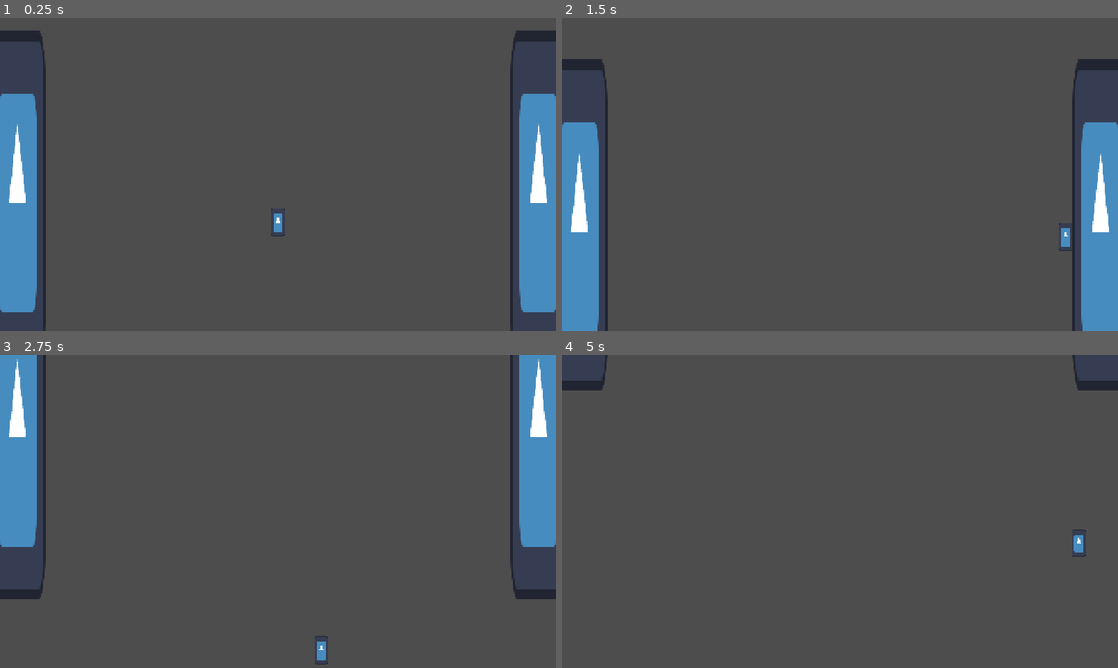
Above: before the commit, frames 1-4 (two rows, left to right).
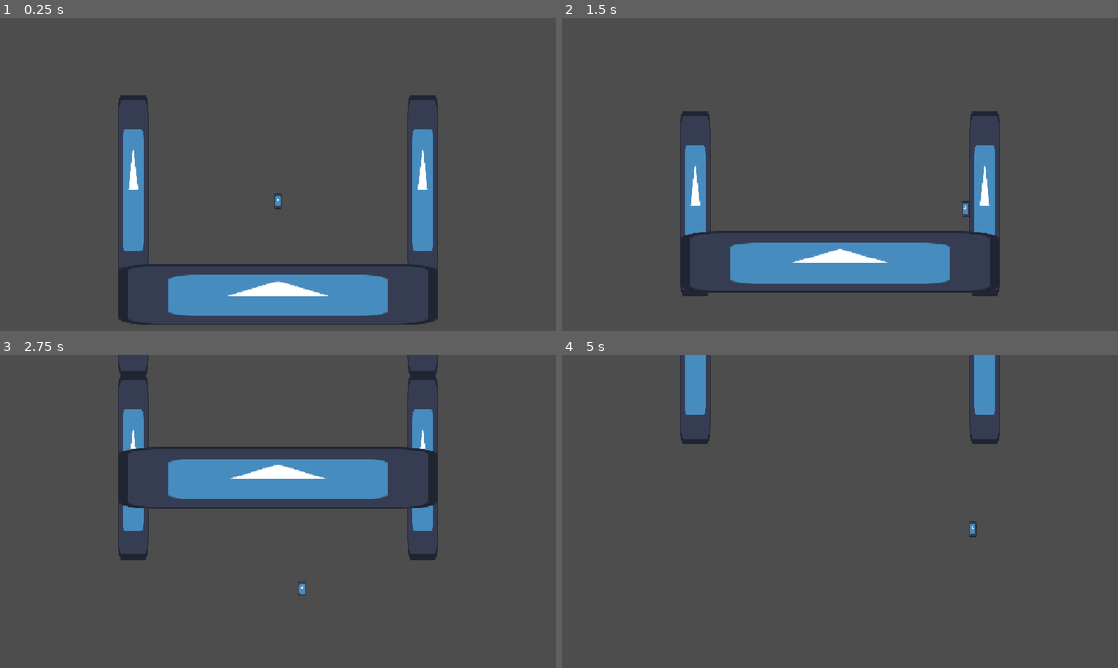
Above: after the commit, the same moments.

Repository: Rubicsoft/Project-Pair
Game: Godot game, scene res://Scene/Prototype_Scene/starter_scene.tscn
Same seed, same stepped clock (60 frames per second), same inputs: the game is played once before the commit and once after it. The engine's default icon, where the game draws it, is replaced by a stand-in: a white triangle on a blue panel in a dark square.
Inputs:
- Up to frame 1 (0.25 s): no input
- Up to frame 2 (1.5 s): tap Enter (ui_accept) at 0.5, 0.77 s; hold D (move_right) from 0.53 s (still down)
- Up to frame 3 (2.75 s): tap Enter (ui_accept) at 1.52 s; release D (move_right) at 2.03 s; hold A (move_left) from 2.03 s (still down)
- Up to frame 4 (5 s): release A (move_left) at 2.78 s; hold D (move_right) 2.78-4.28 s; tap Enter (ui_accept) at 3.02, 3.77, 4.52 s; hold A (move_left) from 4.28 s (still down)

The runs differ from the first frame. In frame 1, 20% of the frame differs, in the area x 0-100%, y 4-100%; in frame 2, 19%; in frame 3, 18%; in frame 4, 2.4%.

Commit message:
Lava update
menambahkan lava

Diff:
--- a/Features/HolePit/hole_pit.gd
+++ b/Features/HolePit/hole_pit.gd
@@ -31,13 +31,10 @@
 	has_spawned = true
 	call_deferred("spawn_next_holepit")
 
-func _on_area_out_body_entered(body: Node2D) -> void:
-	print("body keluar")
-	if body.name != "Player":
+func _on_area_out_area_entered(area: Area2D) -> void:
+	print(area)
+	if area.name != "Lava" :
 		return
-	if is_deleting :
-		return
-	is_deleting = true
 
 	await get_tree().create_timer(1).timeout
 	queue_free()
--- a/Features/HolePit/hole_pit.tscn
+++ b/Features/HolePit/hole_pit.tscn
@@ -10,7 +10,7 @@
 size = Vector2(664, 20)
 
 [sub_resource type="RectangleShape2D" id="RectangleShape2D_3uqjm"]
-size = Vector2(664, 20)
+size = Vector2(534, 20)
 
 [node name="HolePit" type="Node2D" unique_id=329477807]
 script = ExtResource("1_cdeia")
--- /dev/null
+++ b/Features/Lava/lava.gd
@@ -0,0 +1,22 @@
+extends Node2D
+
+@export var lava_speed: float = 80.0
+@export var screen_margin: float = 40.0
+@export var bottom_marker_path: NodePath
+
+var bottom_marker: Marker2D
+
+func _ready() -> void:
+	bottom_marker = get_node(bottom_marker_path)
+
+func _physics_process(delta: float) -> void:
+	if bottom_marker == null:
+		return
+
+	# Lava selalu naik (Y makin kecil = makin ke atas)
+	global_position.y -= lava_speed * delta
+
+	# Batas maksimal: lava tidak boleh lebih tinggi dari tepi bawah kamera + margin
+	var max_y := bottom_marker.global_position.y + screen_margin
+	if global_position.y > max_y:
+		global_position.y = max_y
--- a/Features/Player/Player.tscn
+++ b/Features/Player/Player.tscn
@@ -23,3 +23,6 @@
 [node name="Camera2D" type="Camera2D" parent="CameraFreeTransform/CameraFollowPivot" unique_id=1979516761]
 zoom = Vector2(2, 2)
 position_smoothing_enabled = true
+
+[node name="Marker2D" type="Marker2D" parent="CameraFreeTransform/CameraFollowPivot/Camera2D" unique_id=1247137368]
+position = Vector2(0, 162)
--- a/Scene/Prototype_Scene/starter_scene.tscn
+++ b/Scene/Prototype_Scene/starter_scene.tscn
@@ -2,14 +2,37 @@
 
 [ext_resource type="PackedScene" uid="uid://byew7wk8aw2qh" path="res://Features/Player/Player.tscn" id="1_hrck2"]
 [ext_resource type="PackedScene" uid="uid://7e1njrd8kpv" path="res://Features/HolePit/hole_pit.tscn" id="2_qkpqy"]
+[ext_resource type="Script" uid="uid://d11tit6ofmvxk" path="res://Features/Lava/lava.gd" id="3_b65ur"]
+[ext_resource type="Texture2D" uid="uid://0wxp1upicm6a" path="res://icon.svg" id="3_d8lkn"]
+
+[sub_resource type="RectangleShape2D" id="RectangleShape2D_d8lkn"]
+size = Vector2(126.64653, 77)
 
 [node name="StarterScene" type="Node2D" unique_id=1494257243]
 
 [node name="Player" parent="." unique_id=1150004504 instance=ExtResource("1_hrck2")]
 
+[node name="Camera2D" parent="Player/CameraFreeTransform/CameraFollowPivot" parent_id_path=PackedInt32Array(1150004504, 1337553192) index="0" unique_id=1979516761]
+zoom = Vector2(1, 1)
+
 [node name="HolePit" parent="." unique_id=329477807 instance=ExtResource("2_qkpqy")]
 
-[connection signal="body_entered" from="HolePit/AreaOut" to="HolePit" method="_on_area_out_body_entered"]
+[node name="Lava" type="Area2D" parent="." unique_id=1476922171]
+script = ExtResource("3_b65ur")
+bottom_marker_path = NodePath("../Player/CameraFreeTransform/CameraFollowPivot/Camera2D/Marker2D")
+
+[node name="Sprite" type="Sprite2D" parent="Lava" unique_id=1195584481]
+position = Vector2(-1.5258789e-05, 242)
+scale = Vector2(5.1718745, 1)
+texture = ExtResource("3_d8lkn")
+
+[node name="CollisionShape2D" type="CollisionShape2D" parent="Lava" unique_id=1613089689]
+position = Vector2(0.5, 213.5)
+scale = Vector2(5.1718745, 1)
+shape = SubResource("RectangleShape2D_d8lkn")
+
+[connection signal="area_entered" from="HolePit/AreaOut" to="HolePit" method="_on_area_out_area_entered"]
+[connection signal="body_entered" from="Lava" to="Player" method="_on_lava_body_entered"]
 
 [editable path="Player"]
 [editable path="HolePit"]
--- a/project.godot
+++ b/project.godot
@@ -28,8 +28,6 @@
 
 [display]
 
-window/size/viewport_width=1280
-window/size/viewport_height=720
 window/stretch/mode="canvas_items"
 window/stretch/aspect="expand"
 
Not shown, added: Features/Lava/lava.gd.uid
